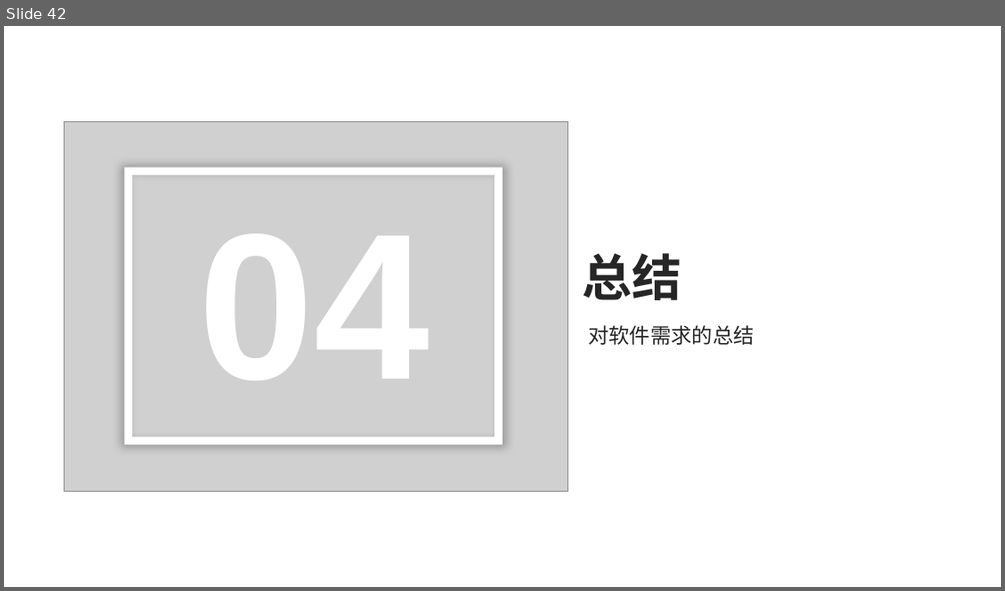
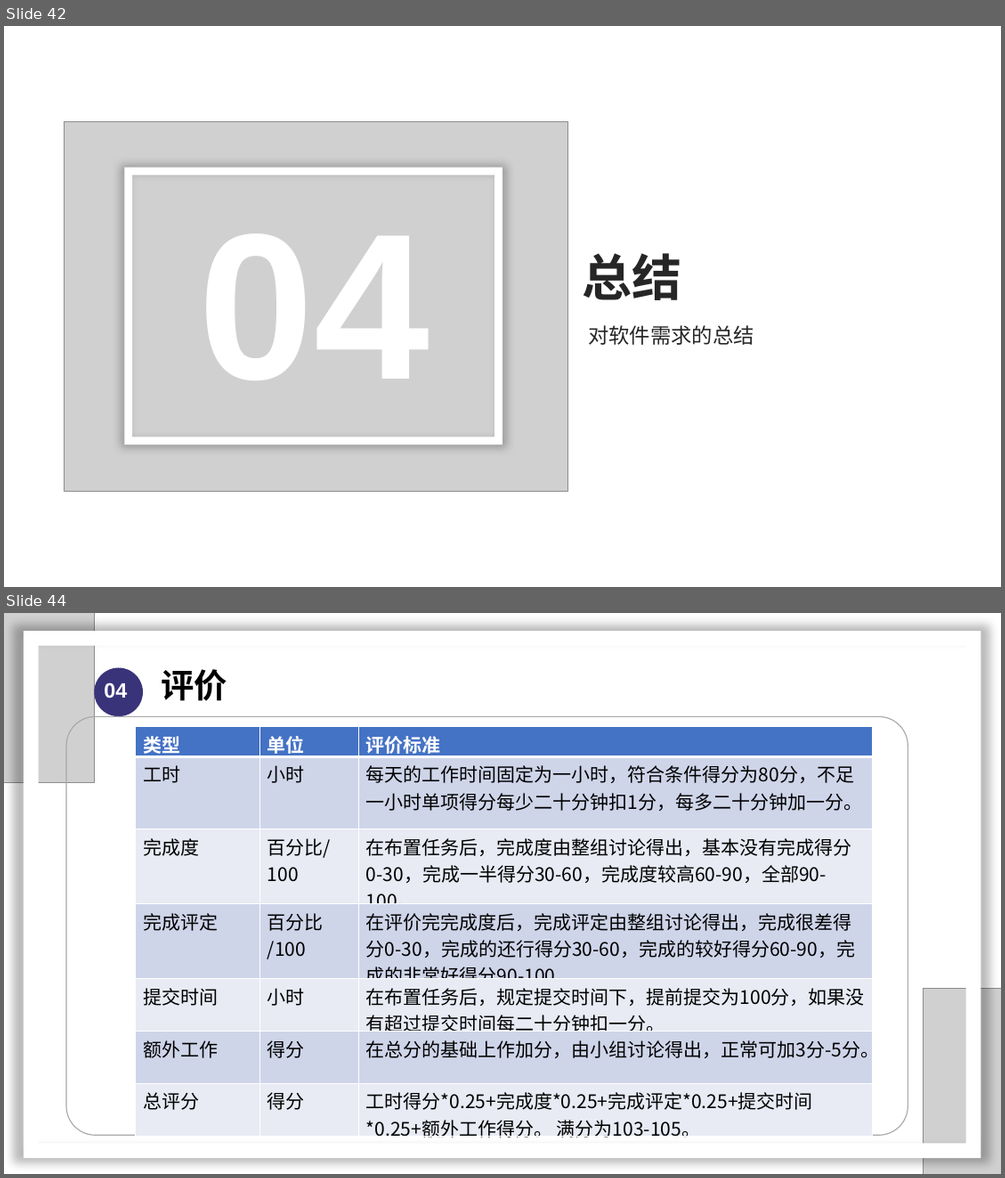
Before and after one commit to SarielX98/PRD2018G14, a slide deck: 受控文档/PPT/软件需求工程审核PPT.pptx. Shown one above the other, each under a label of ours: slide 42 before the commit, slides 42 and 44 after it; the slides between them are not shown. The pictures are 1005x591 and 1005x1178 pixels, drawn with LibreOffice and Linux fonts; fonts in the diff are those of the drawing; grey boxes stand for pictures; background and template pictures are left out. Boxes give left, top, right and bottom in pixels: in the first picture for what was removed or moved away, otherwise in the second. Text is boxed around its words. In the diff, an @@ line names an element or a change of style, - is before the commit and + after.

```diff
--- a/受控文档/PPT/软件需求工程审核PPT.pptx
+++ b/受控文档/PPT/软件需求工程审核PPT.pptx
@@ slide 44 added at (x1=4, y1=613, x2=1001, y2=1174), background #FFFFFF @@
@@ picture added at (x1=4, y1=613, x2=95, y2=783) @@
@@ frame added at (x1=24, y1=631, x2=980, y2=1159), fill #FFFFFF @@
@@ ellipse added at (x1=95, y1=667, x2=143, y2=716), fill #39337A @@
@@ text added at (x1=104, y1=682, x2=127, y2=698), 20 pt, text #FFFFFF, bold @@
+04
@@ text added at (x1=161, y1=669, x2=227, y2=701), 32 pt, text #000000, bold @@
+评价
@@ rounded rectangle added at (x1=66, y1=717, x2=907, y2=1135), outline #A6AAA9 1 pt @@
@@ table added at (x1=136, y1=727, x2=872, y2=1141), 7 rows, 3 columns @@
+类型 | 单位 | 评价标准
+工时 | 小时 | 每天的工作时间固定为一小时，符合条件得分为80分，不足一小时单项得分每少二十分钟扣1分，每多二十分钟加一分。
+完成度 | 百分比/100 | 在布置任务后，完成度由整组讨论得出，基本没有完成得分0-30，完成一半得分30-60，完成度较高60-90，全部90-100。
+完成评定 | 百分比 / /100 | 在评价完完成度后，完成评定由整组讨论得出，完成很差得分0-30，完成的还行得分30-60，完成的较好得分60-90，完成的非常好得分90-100。
+提交时间 | 小时 | 在布置任务后，规定提交时间下，提前提交为100分，如果没有超过提交时间每二十分钟扣一分。
+额外工作 | 得分 | 在总分的基础上作加分，由小组讨论得出，正常可加3分-5分。
+总评分 | 得分 | 工时得分*0.25+完成度*0.25+完成评定*0.25+提交时间*0.25+额外工作得分。 满分为103-105。
@@ picture added at (x1=923, y1=988, x2=1001, y2=1174) @@
```
Also in this commit, not shown: 12 slides changed, 3 other slides added.
